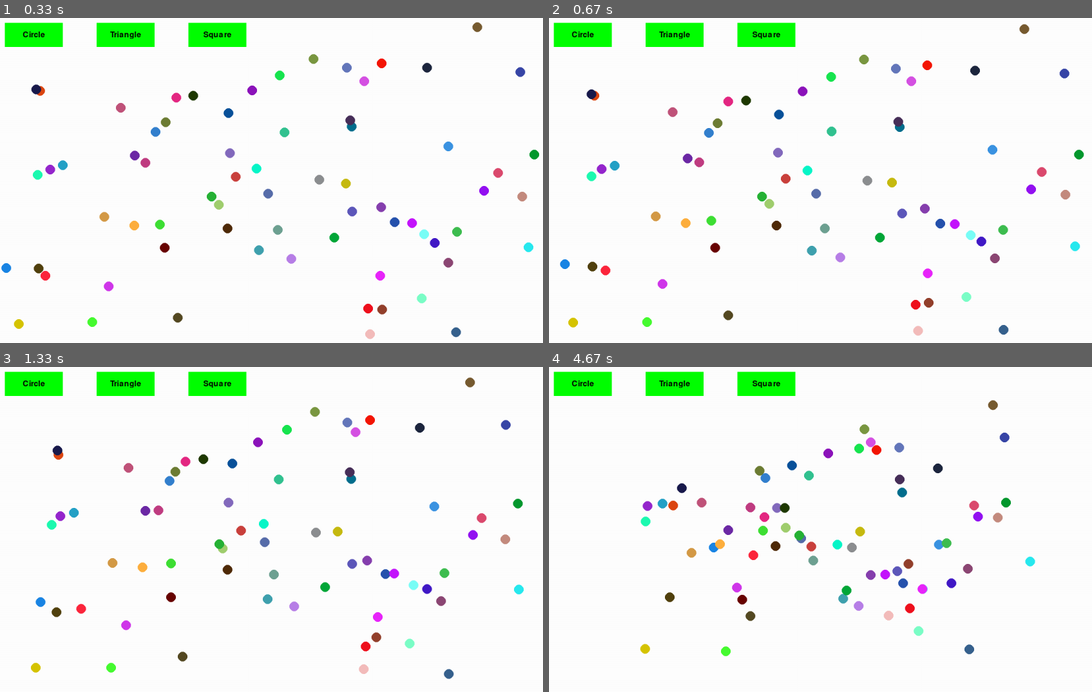
Above: before the commit, frames 1-4 (two rows, left to right).
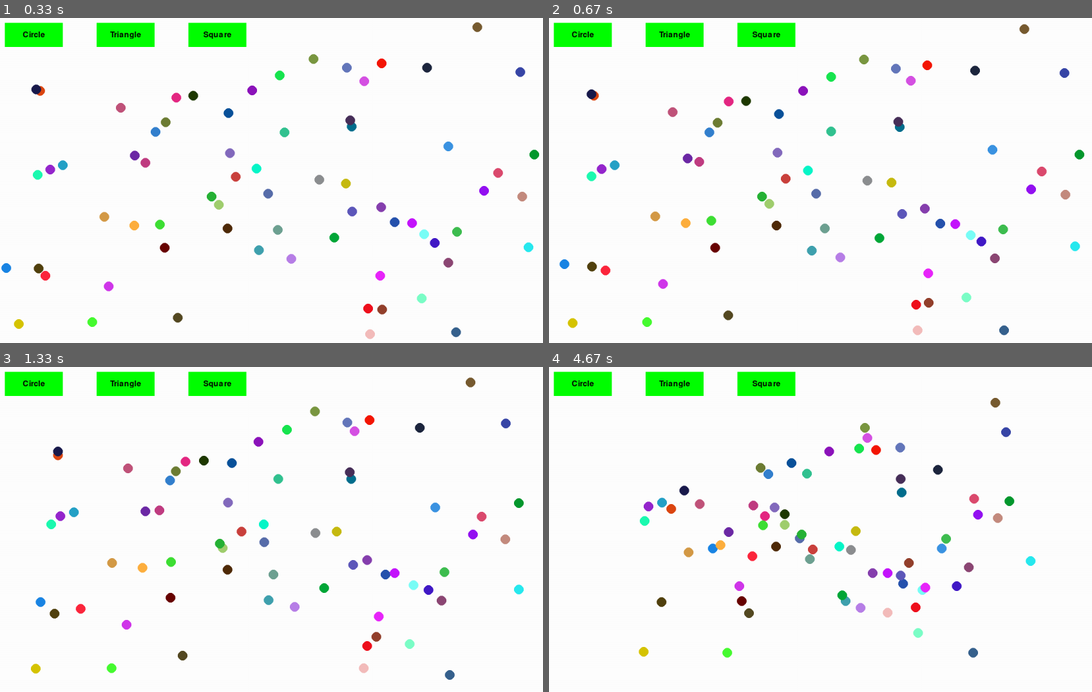
Above: after the commit, the same moments.

Repository: Saentk/Animation
Game: pygame game, started from pygame_animation/main.py
Same seed, same stepped clock (60 frames per second), same inputs: the game is played once before the commit and once after it.
Inputs (mouse positions are in pixels of both pictures, inside the frame that each line leads up to):
- Up to frame 1 (0.33 s): no input
- Up to frame 2 (0.67 s): click (766, 34) at 0.38 s
- Up to frame 3 (1.33 s): no input
- Up to frame 4 (4.67 s): no input

Frame 1 is identical in both runs. In frame 2, 0.4% of the frame differs, in the area x 1-99%, y 15-98%; in frame 3, 1.0%; in frame 4, 2.6%, in the area x 16-90%, y 9-90%.

Commit message:
Add comments

Diff:
--- a/pygame_animation/circle.py
+++ b/pygame_animation/circle.py
@@ -8,45 +8,44 @@
         self.color = (randint(0, 255),randint(0, 255),randint(0, 255))
         self.x, self.y = pos
         self.radius = radius
+        self.shape_size = randint(200, 250)
         self.speed_x = random() * choice([1,-1])
         self.speed_y = random() * choice([1,-1])
         self.screen_rect = screen.get_rect()
         self.center = (self.screen_rect.right / 2, self.screen_rect.bottom / 2)
         self.move_type = 'bounce'
 
+    #Setups for different shapes
     def setup_circle(self):
         self.angle = random() * (math.pi * 2)
-        self.circle_radious = randint(250, 300)
         self.angular_velocity = randint(1, 5) * 0.001
-        self.end_pos = (self.center[0] + self.circle_radious * math.cos(self.angle),
-            self.center[1] + self.circle_radious * math.sin(self.angle))
-        self.num = randint(500, 1000)
+        self.end_pos = (self.center[0] + self.shape_size * math.cos(self.angle),
+            self.center[1] + self.shape_size * math.sin(self.angle))
+        self.num = randint(500, 1000) # Set a speed of moving to end_pos
         self.final_form = 'circle'
 
     def setup_triangle(self):
         self.side = math.floor(random() * 3)
         self.progress = random()
         self.speed = random() * 0.001
-        self.triangle_radius = randint(200, 250);
-        self.vertices = [(self.center[0], self.center[1] - self.triangle_radius),
-                        (self.center[0] + self.triangle_radius * math.sin(math.pi / 3), self.center[1] + self.triangle_radius / 2),
-                        (self.center[0] - self.triangle_radius * math.sin(math.pi / 3), self.center[1] + self.triangle_radius / 2)]
+        self.points = [(self.center[0], self.center[1] - self.shape_size),
+                        (self.center[0] + self.shape_size * math.sin(math.pi / 3), self.center[1] + self.shape_size / 2),
+                        (self.center[0] - self.shape_size * math.sin(math.pi / 3), self.center[1] + self.shape_size / 2)]
         self.end_pos = self.get_triangle_point(self.side, self.progress)
-        self.num = randint(500, 1000)
+        self.num = randint(500, 1000) # Set a speed of moving to end_pos
         self.final_form = 'triangle'
 
     def setup_square(self):
         self.side = randint(0, 3)
         self.progress = random()
         self.speed = random() * 0.001
-        self.square_size = randint(250, 300)
         self.points = self.set_square_sides()
-        self.end_pos = self.getSquarePoint(self.side, self.progress)
-        self.num = randint(500, 1000)
+        self.end_pos = self.get_square_point(self.side, self.progress)
+        self.num = randint(500, 1000) # Set a speed of moving to end_pos
         self.final_form = 'square'
 
     def set_square_sides(self):
-        half_size = self.square_size / 2
+        half_size = self.shape_size / 1.5 # Magic number to make square smaller. 2 is to small
         topLeft = (self.center[0] - half_size, self.center[1] - half_size)
         topRight = (self.center[0] + half_size, self.center[1] - half_size)
         bottomLeft = (self.center[0] - half_size, self.center[1] + half_size)
@@ -55,34 +54,34 @@
         points = [topLeft, topRight, bottomRight, bottomLeft]
         return points
 
-    def getSquarePoint(self, side, progress):
+    # Forms shapes and updates movement
+    def get_square_point(self, side, progress):
 
         start = self.points[side]
         end = self.points[(side + 1) % 4]
 
-        x = self.lerp(start[0], end[0], progress)
-        y = self.lerp(start[1], end[1], progress)
-
-        return (x, y)
+        return self.lerp(start, end, progress)
 
     def get_triangle_point(self, side, progress):
-        start = self.vertices[side]
-        end = self.vertices[(side + 1) % 3]
+        start = self.points[side]
+        end = self.points[(side + 1) % 3]
 
-        x = self.lerp(start[0], end[0], progress)
-        y = self.lerp(start[1], end[1], progress)
+        return self.lerp(start, end, progress)
 
+    # Linear interpolation, represents a specific progress or distance along the line
+    def lerp(self, start, end, progress):
+        x = start[0] + (end[0] - start[0]) * progress
+        y = start[1] + (end[1] - start[1]) * progress
         return (x,y)
 
-    def lerp(self, start, end, progress):
-        return start + (end - start) * progress
-
+    # Makes particle bounce
     def check_edges(self):
         if self.x >= self.screen_rect.right or self.x <= self.screen_rect.left:
             self.speed_x *= -1
         if self.y >= self.screen_rect.bottom or self.y <= self.screen_rect.top:
             self.speed_y *= -1
 
+    # Update functions for all movement types
     def update_bounce(self):
         self.check_edges()
         self.x += self.speed_x
@@ -90,8 +89,8 @@
 
     def update_circle(self):
         self.angle += self.angular_velocity
-        self.x = self.center[0] + self.circle_radious * math.cos(self.angle)
-        self.y = self.center[1] + self.circle_radious * math.sin(self.angle)
+        self.x = self.center[0] + self.shape_size * math.cos(self.angle)
+        self.y = self.center[1] + self.shape_size * math.sin(self.angle)
 
     def update_triangle(self):
         self.progress += self.speed
@@ -106,8 +105,9 @@
         if self.progress >= 1:
             self.progress = 0
             self.side = (self.side + 1) % 4
-        self.x, self.y = self.getSquarePoint(self.side, self.progress)
+        self.x, self.y = self.get_square_point(self.side, self.progress)
 
+    # Finds a way to form a shape
     def move_to_position(self):
         self.get_distance()
         self.x += self.speed_x
@@ -116,6 +116,7 @@
         if self.is_in_position():
             self.move_type = self.final_form
 
+    # Check if x and y are in place to form shape
     def is_in_position(self):
         return self.x == self.end_pos[0] and self.y == self.end_pos[1]
 
@@ -127,6 +128,7 @@
         self.speed_y = dy / self.num
         self.num -= 1
 
+    # Main move func
     def move(self):
         if self.move_type == 'bounce':
             self.update_bounce()
